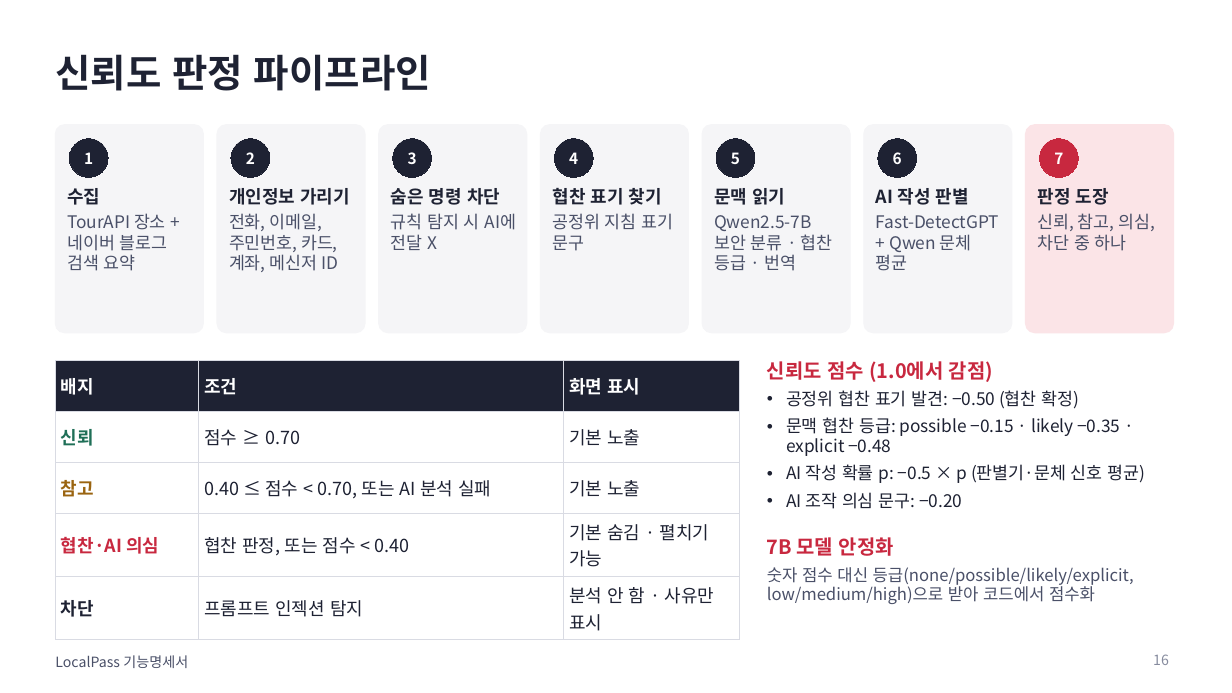
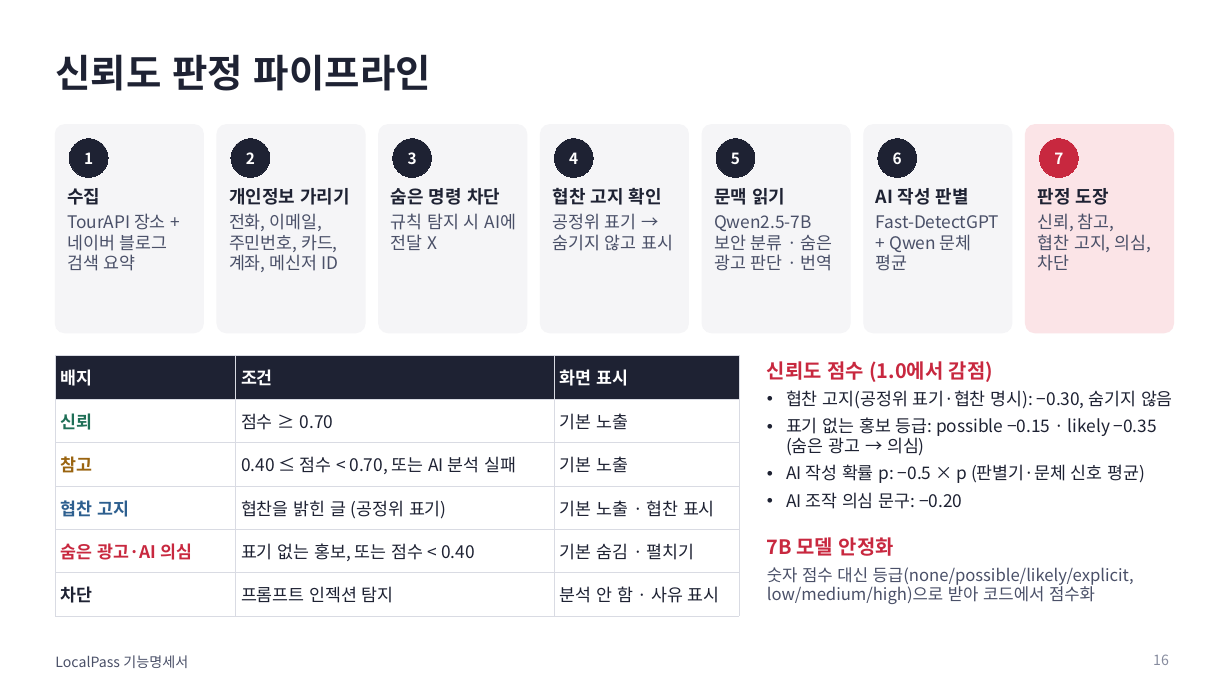
Before and after one commit to 55wind/localpass, a slide deck: slide 16 of docs/LocalPass_기능명세서.pptx. Drawn at 1232x693 pixels with LibreOffice and Linux fonts; fonts in the diff are those of the drawing. Boxes give left, top, right and bottom in pixels: in the first picture for what was removed or moved away, otherwise in the second. Text is boxed around its words. In the diff, an @@ line names an element or a change of style, - is before the commit and + after.

```diff
--- a/docs/LocalPass_기능명세서.pptx
+++ b/docs/LocalPass_기능명세서.pptx
@@ text at [553, 188, 673, 251]: text changed @@
-협찬 표기 찾기
-공정위 지침 표기 문구
+협찬 고지 확인
+공정위 표기 → 숨기지 않고 표시
@@ text at [714, 215, 833, 271]: text changed @@
-Qwen2.5-7B 보안 분류 · 협찬 등급 · 번역
+Qwen2.5-7B 보안 분류 · 숨은 광고 판단 · 번역
@@ text at [1038, 213, 1152, 271]: text changed @@
-신뢰, 참고, 의심, 차단 중 하나
+신뢰, 참고, 협찬 고지, 의심, 차단
@@ table at [55, 356, 739, 607] @@
-row 4: 협찬·AI 의심 | 협찬 판정, 또는 점수 < 0.40 | 기본 숨김 · 펼치기 가능
-row 5: 차단 | 프롬프트 인젝션 탐지 | 분석 안 함 · 사유만 표시
+row 4: 협찬 고지 | 협찬을 밝힌 글 (공정위 표기) | 기본 노출 · 협찬 표시
+row 5: 숨은 광고·AI 의심 | 표기 없는 홍보, 또는 점수 < 0.40 | 기본 숨김 · 펼치기
+row 6: 차단 | 프롬프트 인젝션 탐지 | 분석 안 함 · 사유 표시
@@ table: place and size @@
-table at [55, 360, 739, 635]
+table at [55, 356, 739, 607]
@@ text at [786, 390, 1173, 456]: text changed @@
-• 공정위 협찬 표기 발견: −0.50 (협찬 확정)
-• 문맥 협찬 등급: possible −0.15 · likely −0.35 · explicit −0.48
+• 협찬 고지(공정위 표기·협찬 명시): −0.30, 숨기지 않음
+• 표기 없는 홍보 등급: possible −0.15 · likely −0.35 (숨은 광고 → 의심)
```
Also in this commit, not shown: 9 other slides changed, 5 other files.
